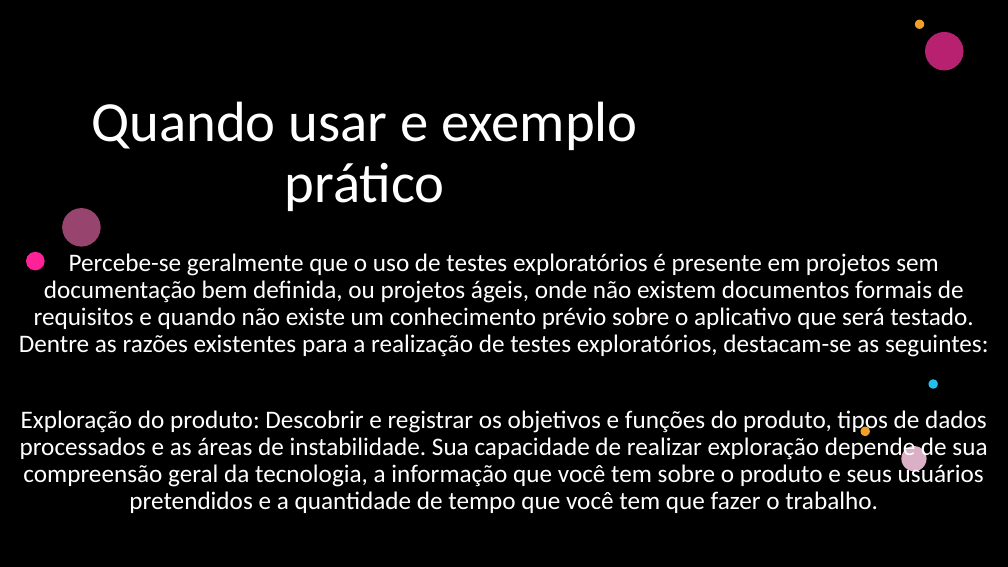
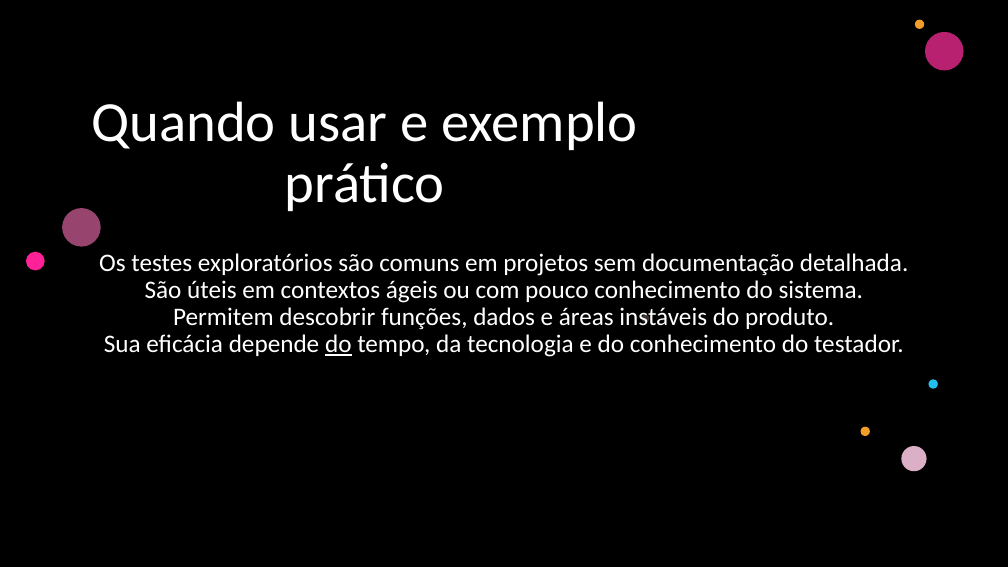
Before and after one commit to pauloryan091/atv-test, a slide deck: slide 4 of Teste Exploratório.pptx. Drawn at 1008x567 pixels with LibreOffice and Linux fonts; fonts in the diff are those of the drawing; background and template pictures are left out; a plain dark background stands for a picture behind light text. Boxes give left, top, right and bottom in pixels: in the first picture for what was removed or moved away, otherwise in the second. Text is boxed around its words. In the diff, an @@ line names an element or a change of style, - is before the commit and + after.

```diff
--- a/Teste Exploratório.pptx
+++ b/Teste Exploratório.pptx
@@ subtitle at (x1=99, y1=253, x2=909, y2=357): text changed @@
-Percebe-se geralmente que o uso de testes exploratórios é presente em projetos sem documentação bem definida, ou projetos ágeis, onde não existem documentos formais de requisitos e quando não existe um conhecimento prévio sobre o aplicativo que será testado. Dentre as razões existentes para a realização de testes exploratórios, destacam-se as seguintes:
-Exploração do produto: Descobrir e registrar os objetivos e funções do produto, tipos de dados processados e as áreas de instabilidade. Sua capacidade de realizar exploração depende de sua compreensão geral da tecnologia, a informação que você tem sobre o produto e seus usuários pretendidos e a quantidade de tempo que você tem que fazer o trabalho.
+Os testes exploratórios são comuns em projetos sem documentação detalhada.
+São úteis em contextos ágeis ou com pouco conhecimento do sistema.
+Permitem descobrir funções, dados e áreas instáveis do produto.
+Sua eficácia depende do tempo, da tecnologia e do conhecimento do testador.
```
Also in this commit, not shown: 2 other slides changed, 13 other files.
